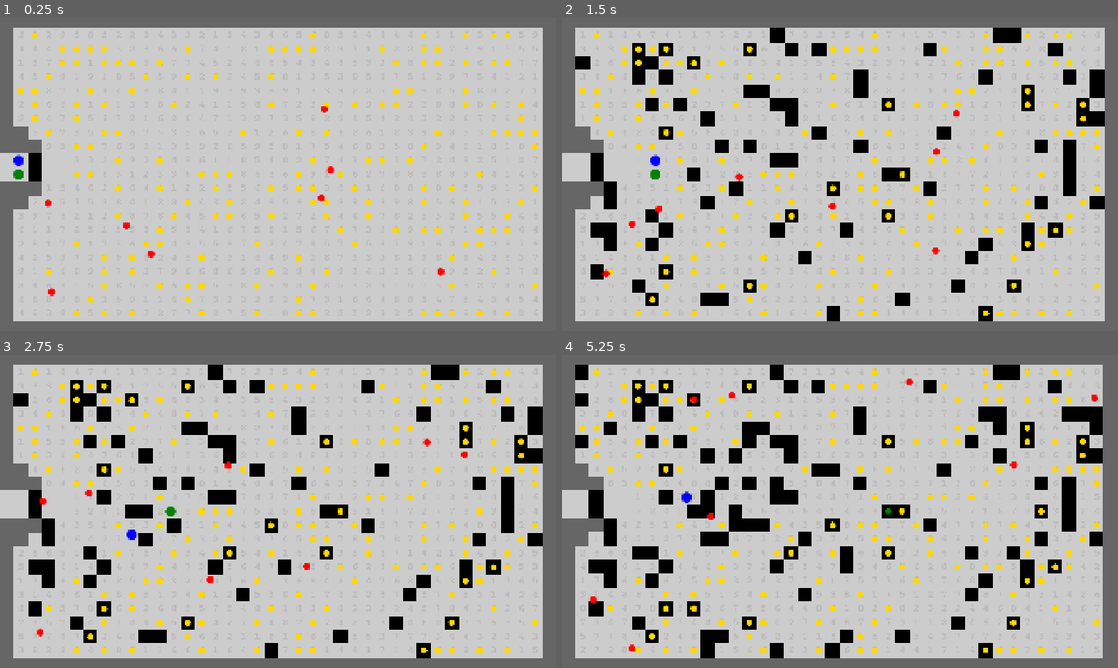
Above: before the commit, frames 1-4 (two rows, left to right).
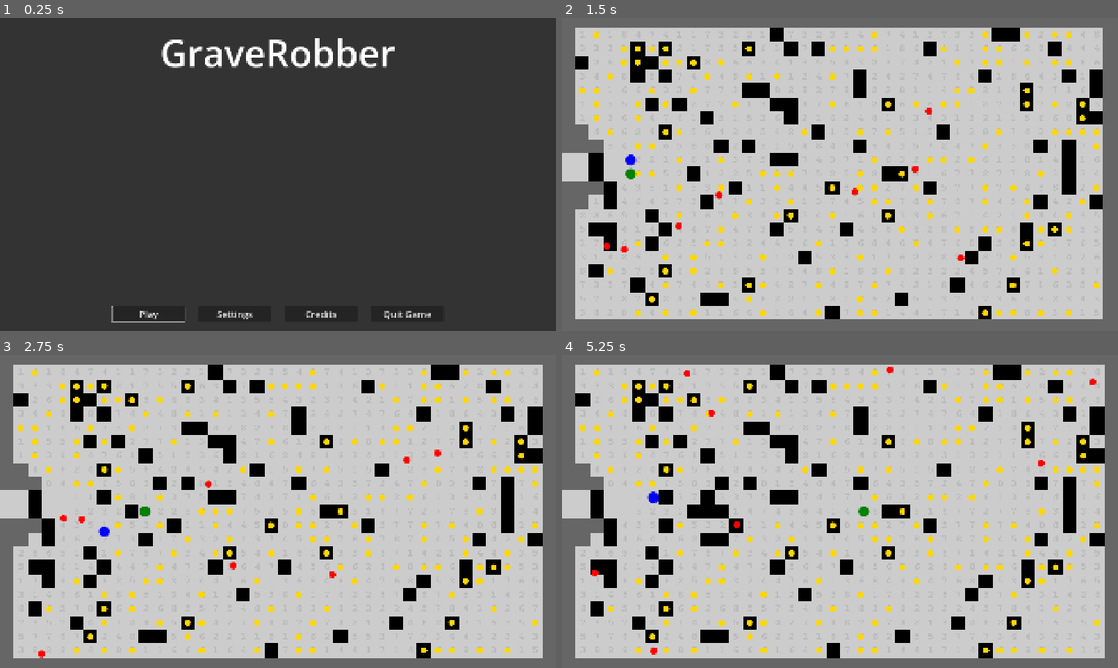
Above: after the commit, the same moments.

Repository: njamster/gmtk_jam_2026
Game: Godot game, scene res://main_menu.tscn
The game is run twice, just before and just after one commit, with the same random seed, the same clock (stepped at 60 frames per second) and the same inputs. Before the commit the project starts from res://game/game.tscn.
Inputs (mouse positions are in pixels of both pictures, inside the frame that each line leads up to):
- Up to frame 1 (0.25 s): no input
- Up to frame 2 (1.5 s): click (712, 315) at 0.5 s, where only the run after the commit has a clickable "Play"; tap Enter at 1.25 s; hold D (move_right) from 1.28 s (still down); tap Shift at 1.35 s
- Up to frame 3 (2.75 s): release D (move_right) at 2.03 s; hold S (move_down) from 2.03 s (still down); tap Shift at 2.1 s
- Up to frame 4 (5.25 s): release S (move_down) at 2.78 s; hold D (move_right) 2.78-3.53 s; tap Shift every 0.75 s from 2.85 to 5.1 s; hold W (move_up) 3.53-4.28 s; hold A (move_left) from 4.28 s (still down)

The runs differ from the first frame. In frame 1, 100% of the frame differs, in the area x 0-100%, y 0-100%; in frame 2, 4.7%; in frame 3, 0.7%; in frame 4, 5.4%.

Commit message:
Turn main menu into the main scene of the project

Diff:
--- a/main_menu.gd
+++ b/main_menu.gd
@@ -12,8 +12,12 @@
 		%Buttons/QuitGame.pressed.connect(_quit)
 
 	# make button focus wrap around at the ends of the button list
-	%Buttons.get_child(0).focus_neighbor_top = %Buttons.get_child(-1).get_path()
-	%Buttons.get_child(-1).focus_neighbor_bottom = %Buttons.get_child(0).get_path()
+	if %Buttons is VBoxContainer:
+		%Buttons.get_child(0).focus_neighbor_top = %Buttons.get_child(-1).get_path()
+		%Buttons.get_child(-1).focus_neighbor_bottom = %Buttons.get_child(0).get_path()
+	elif %Buttons is HBoxContainer:
+		%Buttons.get_child(0).focus_neighbor_left = %Buttons.get_child(-1).get_path()
+		%Buttons.get_child(-1).focus_neighbor_right = %Buttons.get_child(0).get_path()
 
 	%Buttons/Play.grab_focus()
 
--- a/main_menu.tscn
+++ b/main_menu.tscn
@@ -39,30 +39,34 @@
 theme_override_font_sizes/font_size = 128
 text = "GraveRobber"
 
-[node name="Buttons" type="VBoxContainer" parent="OuterMargin" unique_id=60716327]
+[node name="Buttons" type="HBoxContainer" parent="OuterMargin" unique_id=395712404]
 unique_name_in_owner = true
 custom_minimum_size = Vector2(250, 0)
 layout_mode = 2
 size_flags_horizontal = 4
-size_flags_vertical = 4
-theme_override_constants/separation = 16
+size_flags_vertical = 8
+theme_override_constants/separation = 48
 
 [node name="Play" type="Button" parent="OuterMargin/Buttons" unique_id=2044201246]
+custom_minimum_size = Vector2(250, 0)
 layout_mode = 2
 theme_override_font_sizes/font_size = 32
 text = "Play"
 
 [node name="Settings" type="Button" parent="OuterMargin/Buttons" unique_id=855268533]
+custom_minimum_size = Vector2(250, 0)
 layout_mode = 2
 theme_override_font_sizes/font_size = 32
 text = "Settings"
 
 [node name="Credits" type="Button" parent="OuterMargin/Buttons" unique_id=852911542]
+custom_minimum_size = Vector2(250, 0)
 layout_mode = 2
 theme_override_font_sizes/font_size = 32
 text = "Credits"
 
 [node name="QuitGame" type="Button" parent="OuterMargin/Buttons" unique_id=1609027]
+custom_minimum_size = Vector2(250, 0)
 layout_mode = 2
 theme_override_font_sizes/font_size = 32
 text = "Quit Game"
--- a/project.godot
+++ b/project.godot
@@ -11,7 +11,7 @@
 [application]
 
 config/name="GMTK Jam (2026)"
-run/main_scene="uid://way5r71iar1n"
+run/main_scene="uid://dyniakbkfydup"
 config/features=PackedStringArray("4.7", "GL Compatibility")
 config/icon="res://icon.svg"
 
